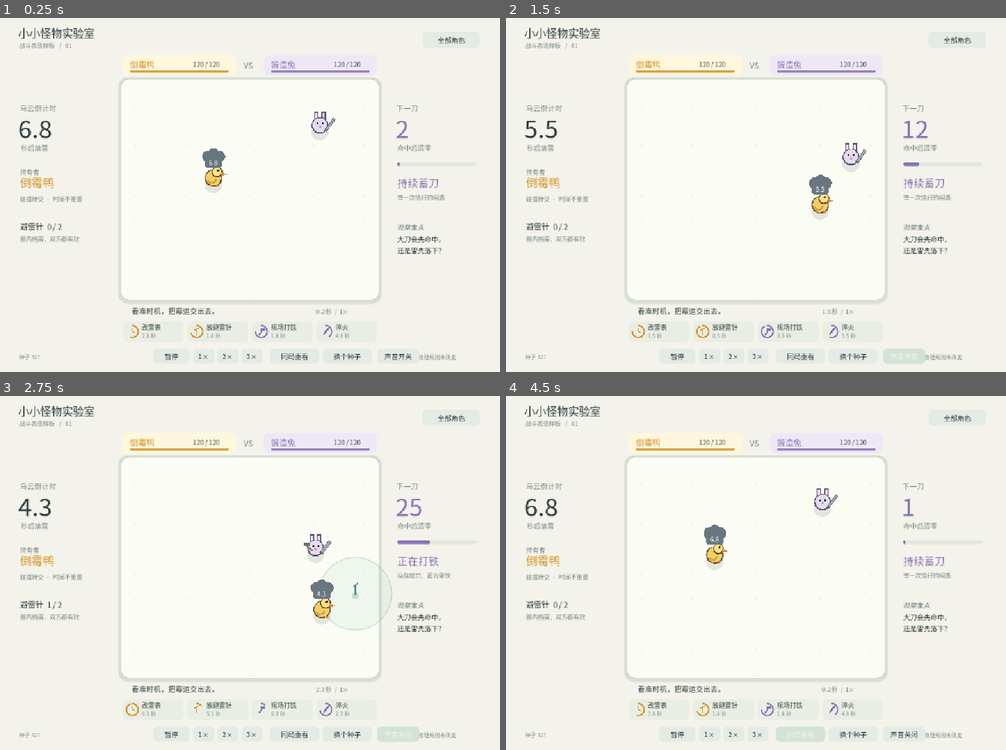
Above: before the commit, frames 1-4 (two rows, left to right).
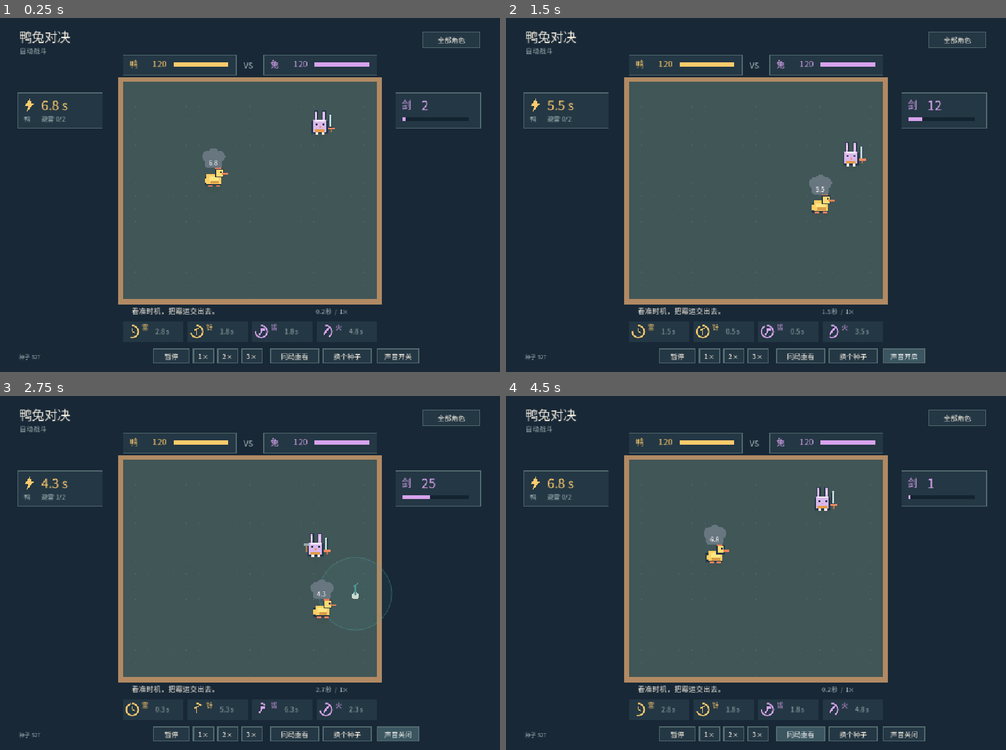
Above: after the commit, the same moments.

Repository: Gankkiii/balls
Game: Godot game, scene res://scenes/showcase.tscn
Two runs of this game, one before a commit and one after it. Both use one fixed random seed, a clock stepped at 60 frames per second and the inputs below.
Inputs:
- Up to frame 1 (0.25 s): no input
- Up to frame 2 (1.5 s): click "声音开关" at 0.5 s; click "声音关闭" at 1.25 s
- Up to frame 3 (2.75 s): click "声音开启" at 2 s
- Up to frame 4 (4.5 s): click "暂停" at 2.75 s; click "继续" at 3.5 s; click "同局重看" at 4.25 s

The runs differ from the first frame. In frame 1, 100% of the frame differs, in the area x 0-100%, y 0-100%; in frame 2, 100%; in frame 3, 100%; in frame 4, 100%.

Commit message:
Apply R02 minimal pixel presentation to duck rabbit showcase

Diff:
--- a/scripts/showcase.gd
+++ b/scripts/showcase.gd
@@ -3,10 +3,10 @@
 const STEP := 1.0/120.0
 const ORIGIN := Vector2(270,140)
 const ZOOM := 0.8
-const INK := Color("293b3b")
-const MUTED := Color("778784")
-const GOLD := Color("d49327")
-const PURPLE := Color("8572b3")
+const INK := Color("f4eddf")
+const MUTED := Color("a7babb")
+const GOLD := Color("ffcb6c")
+const PURPLE := Color("d7a3ed")
 var font: Font
 var arena: BattleArena
 var duck: UnluckyDuck
@@ -28,6 +28,10 @@
 var trail: Array[Vector2] = []
 var audio_player: AudioStreamPlayer
 var sound_enabled := true
+var cue_forge: AudioStream = preload("res://assets/audio/anvil_forge.wav")
+var cue_sword_hit: AudioStream = preload("res://assets/audio/sword_short_hit.wav")
+var cue_thunder: AudioStream = preload("res://assets/audio/duck_lightning.wav")
+var cue_transfer: AudioStream = preload("res://assets/audio/duck_cloud_transfer.wav")
 
 func _ready() -> void:
 	font = load("res://assets/arena-ui.otf")
@@ -52,14 +56,16 @@
 	b.add_theme_font_size_override("font_size",15)
 	b.add_theme_color_override("font_color",INK)
 	var style:=StyleBoxFlat.new()
-	style.bg_color=Color("e4ebe5")
-	style.corner_radius_top_left=9
-	style.corner_radius_top_right=9
-	style.corner_radius_bottom_left=9
-	style.corner_radius_bottom_right=9
+	style.bg_color=Color("243744")
+	style.set_border_width_all(2)
+	style.border_color=Color("536c70")
+	style.corner_radius_top_left=0
+	style.corner_radius_top_right=0
+	style.corner_radius_bottom_left=0
+	style.corner_radius_bottom_right=0
 	b.add_theme_stylebox_override("normal",style)
 	var hover=style.duplicate()
-	hover.bg_color=Color("d3e2d7")
+	hover.bg_color=Color("3b5660")
 	b.add_theme_stylebox_override("hover",hover)
 	b.add_theme_stylebox_override("pressed",hover)
 	b.pressed.connect(callback)
@@ -67,6 +73,11 @@
 	controls.append(b)
 
 func restart(same_seed: bool) -> void:
+	for child in get_children():
+		if child is AudioStreamPlayer:
+			child.stop()
+			if child != audio_player:
+				child.queue_free()
 	if not same_seed:
 		seed_value=randi()%100000
 	if is_instance_valid(arena):
@@ -86,6 +97,7 @@
 	trail.clear()
 	accumulator=0
 	paused=false
+	audio_player.stream_paused=false
 	pause_button.text="暂停"
 	banner="看准时机，把霉运交出去。"
 	banner_left=4
@@ -94,6 +106,22 @@
 func toggle_sound() -> void:
 	sound_enabled=not sound_enabled
 	controls[0].text="声音开启" if sound_enabled else "声音关闭"
+	if not sound_enabled:
+		for child in get_children():
+			if child is AudioStreamPlayer:
+				child.stop()
+				if child != audio_player:
+					child.queue_free()
+func play_sample(sample: AudioStream) -> void:
+	if not sound_enabled:
+		return
+	var player := AudioStreamPlayer.new()
+	player.stream = sample
+	player.volume_db = -10.0
+	add_child(player)
+	player.finished.connect(player.queue_free)
+	player.play()
+
 func play_cue(base_frequency: float, duration: float, gain: float) -> void:
 	if not sound_enabled:
 		return
@@ -116,6 +144,9 @@
 	paused=not paused
 	accumulator=0
 	pause_button.text="继续" if paused else "暂停"
+	for child in get_children():
+		if child is AudioStreamPlayer:
+			child.stream_paused=paused
 func set_speed(value: int) -> void:
 	speed=value
 	accumulator=0
@@ -146,15 +177,23 @@
 		return
 	var rods_before:=duck.rods.size()
 	var blade_before:=rabbit.stored_damage
+	var was_forging:=rabbit.action=="forge"
 	arena.step(dt)
+	if not was_forging and rabbit.action=="forge":
+		play_sample(cue_forge)
 	if duck.cloud_holder!=previous_holder:
+		play_sample(cue_transfer)
 		effects.append({"kind":"transfer","at":previous_holder.position,"to":duck.cloud_holder.position,"time":0.35,"total":0.35,"text":""})
 		banner="霉运转交！" if duck.lightning_flash<=previous_flash else "下一轮乌云回到鸭子。"
 		banner_left=1.4
 		previous_holder=duck.cloud_holder
-	if duck.lightning_flash>previous_flash:
+	var strike_event := duck.lightning_flash>previous_flash
+	if strike_event:
 		var safe:=duck.rods.size()<rods_before
-		play_cue(880 if safe else 110,0.24,0.13)
+		if safe:
+			play_cue(880,0.15,0.08)
+		else:
+			play_sample(cue_thunder)
 		banner="避雷成功 · 消耗一根避雷针" if safe else "落雷！"
 		banner_left=1.8
 		effects.append({"kind":"safe" if safe else "thunder","at":duck.strike_position,"time":0.5,"total":0.5,"text":"避雷" if safe else ""})
@@ -163,7 +202,10 @@
 		var hero: Fighter=arena.heroes[i]
 		var lost: float=previous_hp[i]-hero.health
 		if lost>0.01:
-			play_cue(180 if lost>=24 else 320,0.1,0.10)
+			if i==0 and rabbit.stored_damage<blade_before:
+				play_sample(cue_sword_hit)
+			elif not strike_event:
+				play_cue(320,0.1,0.08)
 			effects.append({"kind":"hit","at":hero.position,"time":0.7,"total":0.7,"text":"−%d"%roundi(lost),"strong":lost>=24})
 			if i==0 and rabbit.stored_damage<blade_before:
 				banner="重刀命中！" if lost>=24 else "刀刃命中"
@@ -187,31 +229,31 @@
 		s.border_color=border
 	draw_style_box(s,rect)
 func meter(rect: Rect2,value: float,tint: Color) -> void:
-	panel(rect,Color("e1e7df"),int(rect.size.y/2))
+	panel(rect,Color("132430"),0)
 	if value>0:
-		panel(Rect2(rect.position,Vector2(rect.size.x*clampf(value,0,1),rect.size.y)),tint,int(rect.size.y/2))
+		panel(Rect2(rect.position,Vector2(rect.size.x*clampf(value,0,1),rect.size.y)),tint,0)
 
 func _draw() -> void:
 	if not is_instance_valid(arena) or font==null:
 		return
-	draw_rect(Rect2(0,0,1100,780),Color("f4f3eb"))
-	label("小小怪物实验室",Vector2(40,43),24)
-	label("战斗表现样板   /   01",Vector2(42,66),13,MUTED)
-	panel(Rect2(270,82,250,44),Color("fff7dc"),12)
-	label("倒霉鸭",Vector2(286,109),18,GOLD)
-	label("%d / 120"%ceili(duck.health),Vector2(424,108),14)
-	meter(Rect2(286,115,217,5),health_display.x/120,GOLD)
-	panel(Rect2(580,82,250,44),Color("eee8f6"),12)
-	label("锻造兔",Vector2(596,109),18,PURPLE)
-	label("%d / 120"%ceili(rabbit.health),Vector2(734,108),14)
-	meter(Rect2(596,115,217,5),health_display.y/120,PURPLE)
+	draw_rect(Rect2(0,0,1100,780),Color("182837"))
+	label("鸭兔对决",Vector2(42,53),28)
+	label("自动战斗",Vector2(43,78),15,MUTED)
+	panel(Rect2(270,82,250,44),Color("243744"),0,Color("536c70"))
+	label("鸭",Vector2(285,108),18,GOLD)
+	label("%d"%ceili(duck.health),Vector2(335,108),19,GOLD)
+	meter(Rect2(382,99,120,8),health_display.x/120,GOLD)
+	panel(Rect2(580,82,250,44),Color("243744"),0,Color("536c70"))
+	label("兔",Vector2(595,108),18,PURPLE)
+	label("%d"%ceili(rabbit.health),Vector2(645,108),19,PURPLE)
+	meter(Rect2(692,99,120,8),health_display.y/120,PURPLE)
 	label("VS",Vector2(536,111),17,MUTED)
-	panel(Rect2(260,130,580,500),Color("d8dfd3"),22)
-	panel(Rect2(265,134,570,488),Color("fbfcf4"),18,Color("b8c7b9"))
+	panel(Rect2(260,130,580,500),Color("b18a63"),0)
+	panel(Rect2(270,140,560,480),Color("415657"),0)
 	draw_set_transform(ORIGIN,0,Vector2.ONE*ZOOM)
 	for x in range(35,700,35):
 		for y in range(35,600,35):
-			draw_circle(Vector2(x,y),0.8,Color("e5e9df"))
+			draw_circle(Vector2(x,y),0.8,Color("526966"))
 	for rod in duck.rods:
 		draw_circle(rod,100,Color(0.3,0.65,0.62,0.07))
 		draw_arc(rod,100,0,TAU,64,Color(0.3,0.65,0.62,0.3),1.4,true)
@@ -252,30 +294,19 @@
 			draw_arc(effect.at,20+(1-fade)*35,0,TAU,32,Color(0.8,0.32,0.26,fade),3,true)
 			label(effect.text,effect.at+Vector2(-20,-30-(1-fade)*35),28 if effect.strong else 20,Color(0.7,0.25,0.2,fade))
 	draw_set_transform(Vector2.ZERO)
-	# Only decisive information stays visible; raw state lives in the original view.
-	label("乌云倒计时",Vector2(44,205),16,MUTED)
-	label("%.1f"%duck.storm_left,Vector2(40,265),54,Color("c27347") if danger else INK)
-	label("秒后落雷",Vector2(46,292),15,MUTED)
-	label("持有者",Vector2(44,345),14,MUTED)
-	label("倒霉鸭" if duck.cloud_holder==duck else "锻造兔",Vector2(44,373),25,GOLD if duck.cloud_holder==duck else PURPLE)
-	label("碰撞转交 · 时间不重置",Vector2(44,404),13,MUTED)
-	label("避雷针  %d / 2"%duck.rods.size(),Vector2(44,467),17)
-	label("圈内挡雷，双方都有效",Vector2(44,492),13,MUTED)
-	label("下一刀",Vector2(872,205),16,MUTED)
+	# Compact state cards: symbols accompany values, while the full mode remains available.
+	panel(Rect2(38,165,188,78),Color("243744"),0,Color("536c70"))
+	draw_colored_polygon(PackedVector2Array([Vector2(66,177),Vector2(55,194),Vector2(63,194),Vector2(58,207),Vector2(76,188),Vector2(68,188)]),GOLD)
+	label("%.1f s"%duck.storm_left,Vector2(91,203),28,GOLD)
+	label("鸭" if duck.cloud_holder==duck else "兔",Vector2(52,228),15,MUTED)
+	label("避雷 %d/2"%duck.rods.size(),Vector2(91,228),14,MUTED)
 	var blade: float=rabbit.stored_damage*(1.5 if rabbit.temper_left>0 else 1)
-	label("%d"%roundi(blade),Vector2(870,265),54,PURPLE)
-	label("命中后清零",Vector2(874,292),15,MUTED)
-	meter(Rect2(874,318,175,8),minf(blade/60,1),PURPLE)
+	panel(Rect2(870,165,188,78),Color("243744"),0,Color("536c70"))
+	label("剑",Vector2(884,199),20,PURPLE)
+	label("%d"%roundi(blade),Vector2(927,203),28,PURPLE)
+	meter(Rect2(887,220,145,6),minf(blade/60,1),PURPLE)
 	if rabbit.temper_left>0:
-		panel(Rect2(868,347,186,68),Color("fbe6cf"),12)
-		label("淬火  ×1.5",Vector2(882,375),20,Color("b87430"))
-		label("%.1f 秒内的下一刀"%rabbit.temper_left,Vector2(882,400),13,Color("b87430"))
-	else:
-		label("正在打铁" if rabbit.action=="forge" else "持续蓄刀",Vector2(874,373),23,PURPLE)
-		label("站住敲刀，蓄力更快" if rabbit.action=="forge" else "等一次恰好的相遇",Vector2(874,401),13,MUTED)
-	label("观察重点",Vector2(874,467),15,MUTED)
-	label("大刀会先命中，",Vector2(874,493),15)
-	label("还是雷先落下？",Vector2(874,518),15)
+		label("×1.5  %.1f s"%rabbit.temper_left,Vector2(880,276),18,GOLD)
 	var event_text:=banner if banner_left>0 else "轻碰不扣血 · 关键一击才值得强调"
 	if arena.finished:
 		event_text="平局" if arena.result.contains("DRAW") else ("倒霉鸭获胜" if duck.health>rabbit.health else "锻造兔获胜")
@@ -285,7 +316,7 @@
 	var values: Array[float]=[duck.cd_one,duck.cd_two,rabbit.cd_one,rabbit.cd_two]
 	for i in 4:
 		var x:=270+i*142
-		panel(Rect2(x,668,134,46),Color("e9eee4") if values[i]>0 else Color("dfecd9"),10)
+		panel(Rect2(x,668,134,46),Color("243744") if values[i]>0 else Color("315253"),0,Color("536c70"))
 		var icon:=Vector2(x+21,691)
 		var tint:=GOLD if i<2 else PURPLE
 		draw_arc(icon,13,-PI/2,-PI/2+TAU*(1-clampf(values[i]/[6.0,6.0,7.0,8.0][i],0,1)),32,tint,2,true)
@@ -300,37 +331,53 @@
 			draw_rect(Rect2(icon+Vector2(-2,-8),Vector2(11,6)),tint)
 		else:
 			draw_line(icon+Vector2(-5,7),icon+Vector2(6,-8),tint,4)
-		label(captions[i],Vector2(x+42,687),14)
-		label("%.1f 秒"%values[i] if values[i]>0 else "就绪",Vector2(x+42,705),12,MUTED)
+		label(["雷","针","锻","火"][i],Vector2(x+42,687),14,tint)
+		label("%.1f s"%values[i] if values[i]>0 else "就绪",Vector2(x+72,696),14,MUTED)
 	label("种子 %d"%seed_value,Vector2(42,752),12,MUTED)
-	label("物理规则未改变",Vector2(920,752),12,MUTED)
+
+
+# Rectangular pixels remain presentation-only; the simulation keeps its original circular bodies.
+func pixel(rect: Rect2, color: String) -> void:
+	draw_rect(rect,Color(color))
 
 func draw_duck() -> void:
-	draw_circle(Vector2.ZERO,24,Color("664f31"))
-	draw_circle(Vector2(0,-1),21,Color("f3ce63"))
-	draw_circle(Vector2(10,-17),15,Color("664f31"))
-	draw_circle(Vector2(10,-18),12,Color("ffe184"))
-	draw_colored_polygon(PackedVector2Array([Vector2(20,-18),Vector2(38,-10),Vector2(20,-7)]),Color("dd8b43"))
-	draw_circle(Vector2(13,-21),3,INK)
-	draw_arc(Vector2(-5,1),12,0.2,2.7,20,Color("c39d40"),3,true)
-	for x in [-10,10]:
-		draw_line(Vector2(x,18),Vector2(x+5,22),Color("dd8b43"),5)
+	# Pixel silhouette, deliberately larger than the physical collision body only visually.
+	pixel(Rect2(-24,-5,45,25),"263647")
+	pixel(Rect2(-18,-11,39,27),"ffcf63")
+	pixel(Rect2(-23,0,12,13),"ffcf63")
+	pixel(Rect2(-12,-5,26,12),"ffe782")
+	pixel(Rect2(-8,7,23,8),"d99d49")
+	pixel(Rect2(4,-27,24,25),"263647")
+	pixel(Rect2(7,-24,18,19),"ffdb70")
+	pixel(Rect2(5,-31,15,6),"ef7956")
+	pixel(Rect2(18,-20,5,5),"263647")
+	pixel(Rect2(24,-15,15,6),"ed8156")
+	pixel(Rect2(-14,18,12,5),"ec815d")
+	pixel(Rect2(6,18,12,5),"ec815d")
+
 func draw_rabbit() -> void:
-	for x in [-10,10]:
-		draw_line(Vector2(x,-10),Vector2(x,-38),Color("605375"),12)
-		draw_line(Vector2(x,-13),Vector2(x,-35),Color("e6dbed"),7)
-	draw_circle(Vector2.ZERO,23,Color("605375"))
-	draw_circle(Vector2(0,-1),20,Color("e6dbed"))
-	for x in [-7,7]:
-		draw_circle(Vector2(x,-5),2.7,INK)
-	draw_circle(Vector2(0,3),3,Color("c494ae"))
-	var blade_color:=Color("efad62") if rabbit.temper_left>0 else Color("9aaeb0")
-	var width:=5+minf(4,rabbit.stored_damage/15)
-	draw_line(Vector2(15,15),Vector2(40,-19),Color("5d6571"),width+3)
-	draw_line(Vector2(17,12),Vector2(40,-19),blade_color,width)
+	# The sword is drawn independently of collision shape and has no gameplay reach.
+	for x in [-14,8]:
+		pixel(Rect2(x-2,-42,11,31),"263647")
+		pixel(Rect2(x,-39,6,26),"d7b4e9")
+		pixel(Rect2(x+2,-34,3,14),"f2dff5")
+	pixel(Rect2(-22,-12,44,34),"263647")
+	pixel(Rect2(-18,-16,36,34),"d9b8ec")
+	pixel(Rect2(-14,-16,28,6),"f4e7f8")
+	pixel(Rect2(-12,-5,5,5),"263647")
+	pixel(Rect2(7,-5,5,5),"263647")
+	pixel(Rect2(-3,2,6,4),"ee947d")
+	pixel(Rect2(-13,10,26,8),"e39b46")
+	pixel(Rect2(-12,18,8,6),"f3e8f6")
+	pixel(Rect2(5,18,8,6),"f3e8f6")
+	var sword_color := "f7b86e" if rabbit.temper_left>0 else "bfdcdb"
+	pixel(Rect2(25,-26,8,36),"263647")
+	pixel(Rect2(27,-30,4,33),sword_color)
+	pixel(Rect2(21,5,20,5),"f08a5f")
+	pixel(Rect2(28,10,5,9),"ad7147")
 	if rabbit.action=="forge":
-		var lift:=sin(arena.simulation_time*16)*7
-		draw_line(Vector2(-8,8),Vector2(-25,-6+lift),Color("8e6f53"),5)
-		draw_rect(Rect2(-33,-15+lift,18,10),Color("637571"))
+		var lift:=sin(arena.simulation_time*16)*4
+		pixel(Rect2(-28,-6+lift,5,18),"a97953")
+		pixel(Rect2(-32,-12+lift,13,7),"93aaa9")
 	if rabbit.temper_left>0:
 		draw_arc(Vector2.ZERO,31,0,TAU,40,Color(0.9,0.65,0.25,0.45),2,true)
Not shown, added: assets/audio/anvil_forge.wav.import
Not shown, added: assets/audio/duck_cloud_transfer.wav.import
Not shown, added: assets/audio/duck_lightning.wav.import
Not shown, added: assets/audio/sword_short_hit.wav.import
Not shown, added: R02_INTEGRATION.md
Not shown, added: assets/audio/SOURCES.md
Not shown, added: assets/audio/anvil_forge.wav
Not shown, added: assets/audio/duck_cloud_transfer.wav
Not shown, added: assets/audio/duck_lightning.wav
Not shown, added: assets/audio/sword_short_hit.wav
